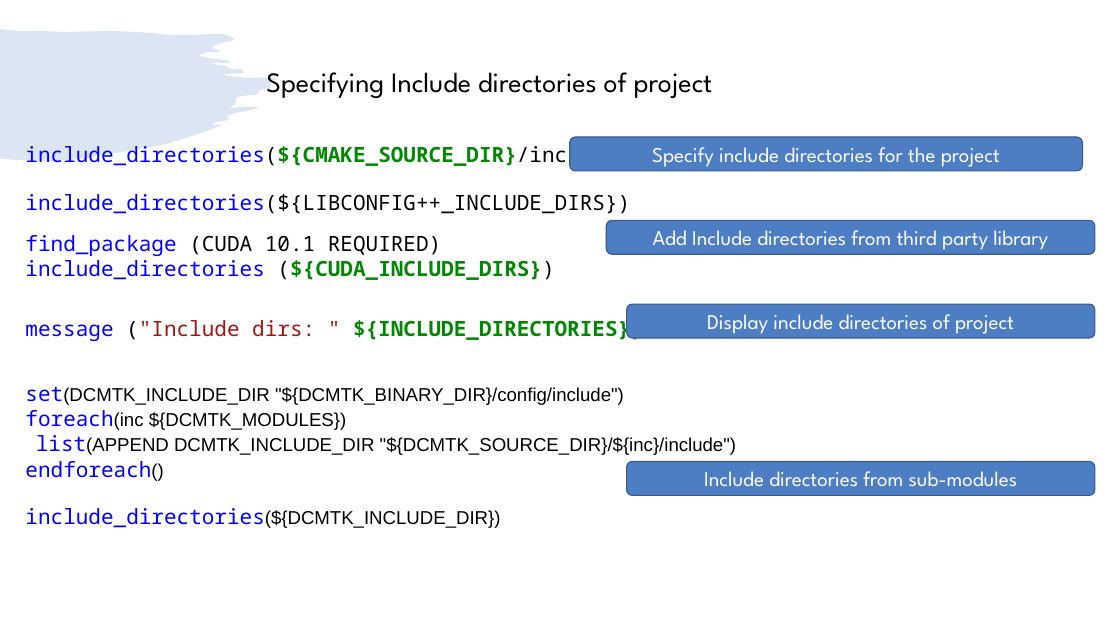
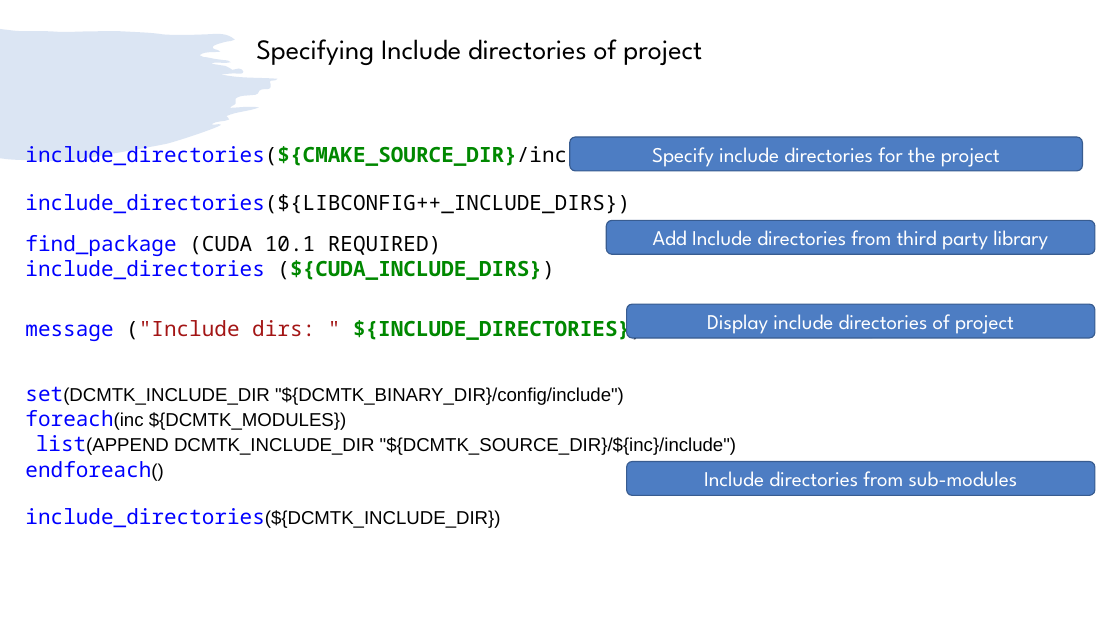
Before and after one commit to girishlande/cmake, a slide deck: slide 11 of learnings.pptx (slide 4 before the commit). Drawn at 1120x630 pixels with LibreOffice and Linux fonts; fonts in the diff are those of the drawing. Boxes give left, top, right and bottom in pixels: in the first picture for what was removed or moved away, otherwise in the second. Text is boxed around its words. In the diff, an @@ line names an element or a change of style, - is before the commit and + after.

```diff
--- a/learnings.pptx
+++ b/learnings.pptx
@@ text "Specifying Include directories of project" moved from (x1=266, y1=72, x2=713, y2=98) to (x1=256, y1=39, x2=702, y2=65) @@
```
Also in this commit, not shown: 5 other slides changed, 8 slides added, 3 slides removed.
